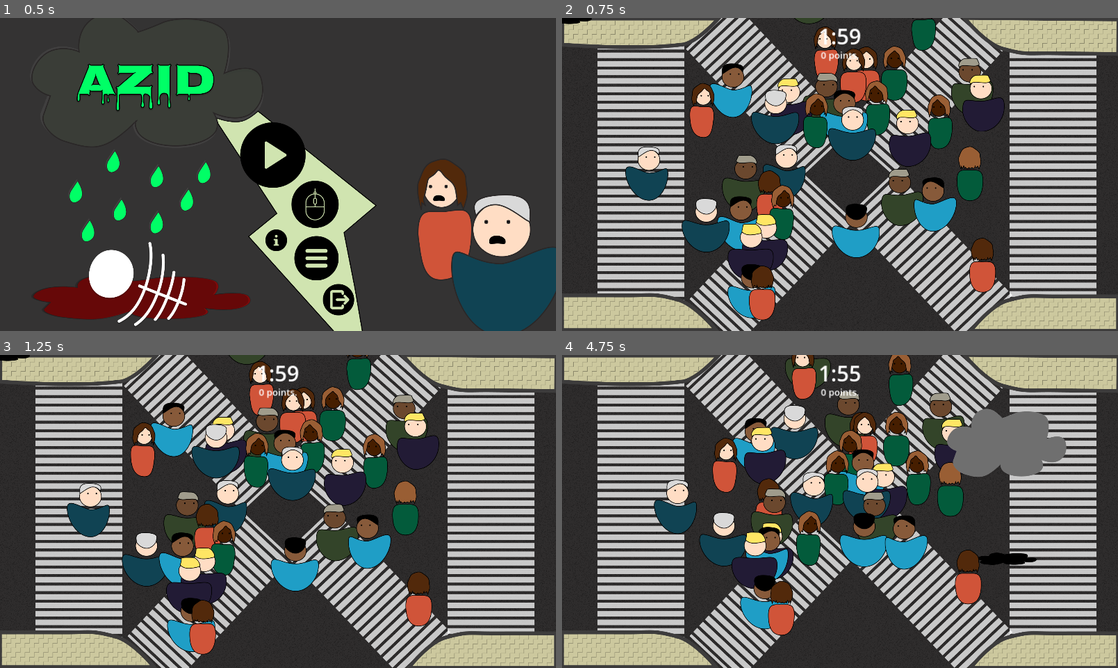
Above: before the commit, frames 1-4 (two rows, left to right).
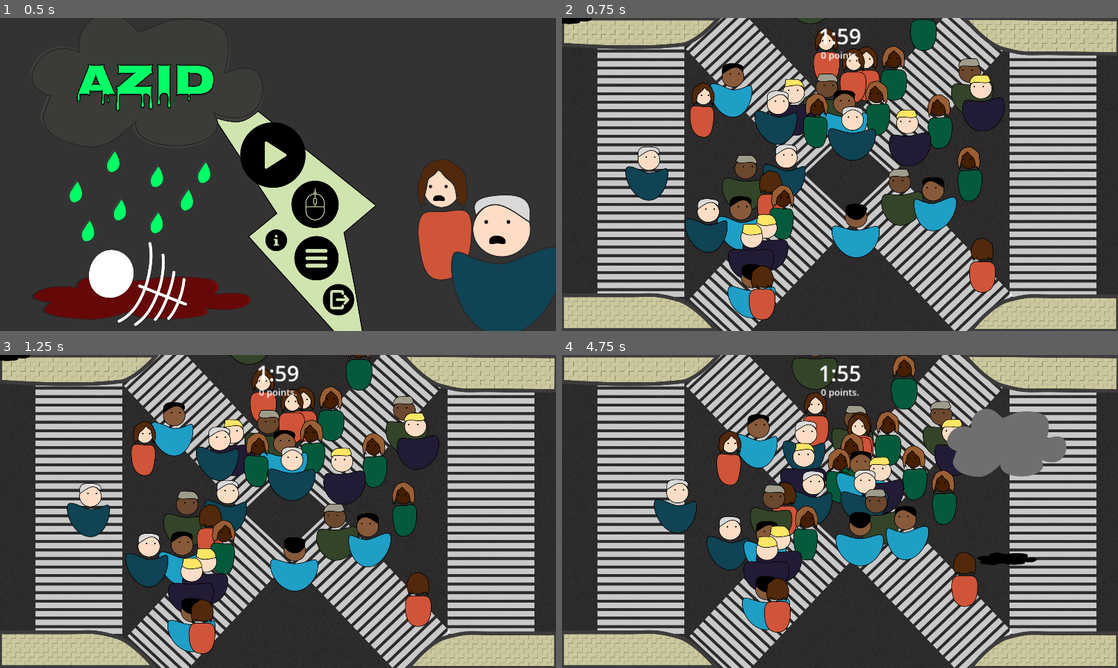
Above: after the commit, the same moments.

Repository: wetrustinprize/trijam-268
Game: Godot game, scene res://scenes/main_menu.tscn
The game is run twice, just before and just after one commit, with the same random seed, the same clock (stepped at 60 frames per second) and the same inputs. Sound files missing from this copy of the repository are replaced by a short silence.
Inputs (mouse positions are in pixels of both pictures, inside the frame that each line leads up to):
- Up to frame 1 (0.5 s): no input
- Up to frame 2 (0.75 s): click (834, 155) at 0.5 s
- Up to frame 3 (1.25 s): no input
- Up to frame 4 (4.75 s): move the mouse to (962, 495) at 1.27 s; click (962, 495) at 1.42 s; move the mouse to (728, 527) at 2.02 s; click (728, 527) at 2.17 s; move the mouse to (895, 442) at 2.77 s; click (895, 442) at 2.92 s; move the mouse to (812, 574) at 3.52 s; click (812, 574) at 3.67 s; move the mouse to (1006, 558) at 4.27 s; click (1006, 558) at 4.42 s

Frame 1 is identical in both runs. In frame 2, 2.7% of the frame differs, in the area x 21-78%, y 0-97%; in frame 3, 5.0%; in frame 4, 13%, in the area x 16-76%, y 0-90%.

Commit message:
feat: create new humans

Diff:
--- a/GameManager.gd
+++ b/GameManager.gd
@@ -12,15 +12,17 @@
 
 var points: int = 0;
 
-var min_radius: float = 300
-var max_radius: float = 800
+var initial_spawn_min_radius: float = 300
+var initial_spawn_max_radius: float = 800
+
+var spawn_min_radius: float = 1920 * 2
+var spawn_max_radius: float = 1920 * 2
 
 var initial_humans: int = 35
 var humans: Array = []
 var is_game_over: bool = false
 
 var time: float = 2 * 60
-# var time: float = 5
 
 func _ready():
 	Instance = self
@@ -30,7 +32,7 @@
 
 	for i in range(initial_humans):
 		var instance = human_scene.instantiate()
-		instance.position = get_random_point_from_spawn()
+		instance.position = get_random_point_from_spawn(initial_spawn_min_radius, initial_spawn_max_radius)
 
 		humans_node.add_child(instance)
 		humans.append(instance)
@@ -54,9 +56,14 @@
 	points += 5;
 
 func create_new_humans():
-	pass
+	for i in range(5):
+		var instance = human_scene.instantiate()
+		instance.position = get_random_point_from_spawn(spawn_min_radius, spawn_max_radius)
 
-func get_random_point_from_spawn() -> Vector2:
+		humans_node.add_child(instance)
+		humans.append(instance)
+
+func get_random_point_from_spawn(min_radius, max_radius) -> Vector2:
 	var theta: float = randf() * 2 * PI
 	var point: Vector2 = Vector2(cos(theta), sin(theta)) * sqrt(randf())
 
--- a/actors/Human.gd
+++ b/actors/Human.gd
@@ -30,7 +30,7 @@
 
 	currentHealth = health;
 
-	go_to = GameManager.Instance.get_random_point_from_spawn()
+	go_to = GameManager.Instance.get_random_point_from_spawn(min_radius, max_radius)
 
 	Cloud.Instance.state_change.connect(cloud_change_state)
 	flee_timer.timeout.connect(enable_flee)
@@ -73,7 +73,7 @@
 	if not fleeing:
 		var dist = position.distance_to(go_to)
 		if dist <= distance_threshold:
-			go_to = GameManager.Instance.get_random_point_from_spawn()
+			go_to = GameManager.Instance.get_random_point_from_spawn(min_radius, max_radius)
 
 	var dir = position.direction_to(go_to if not fleeing else get_flee_position())
 
